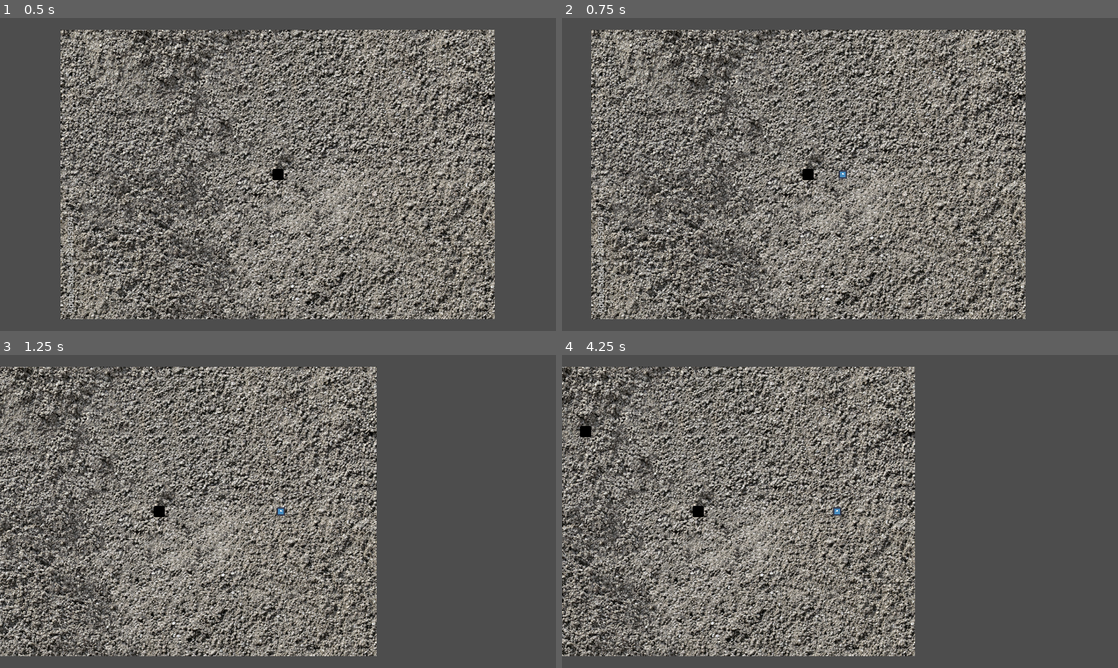
Above: before the commit, frames 1-4 (two rows, left to right).
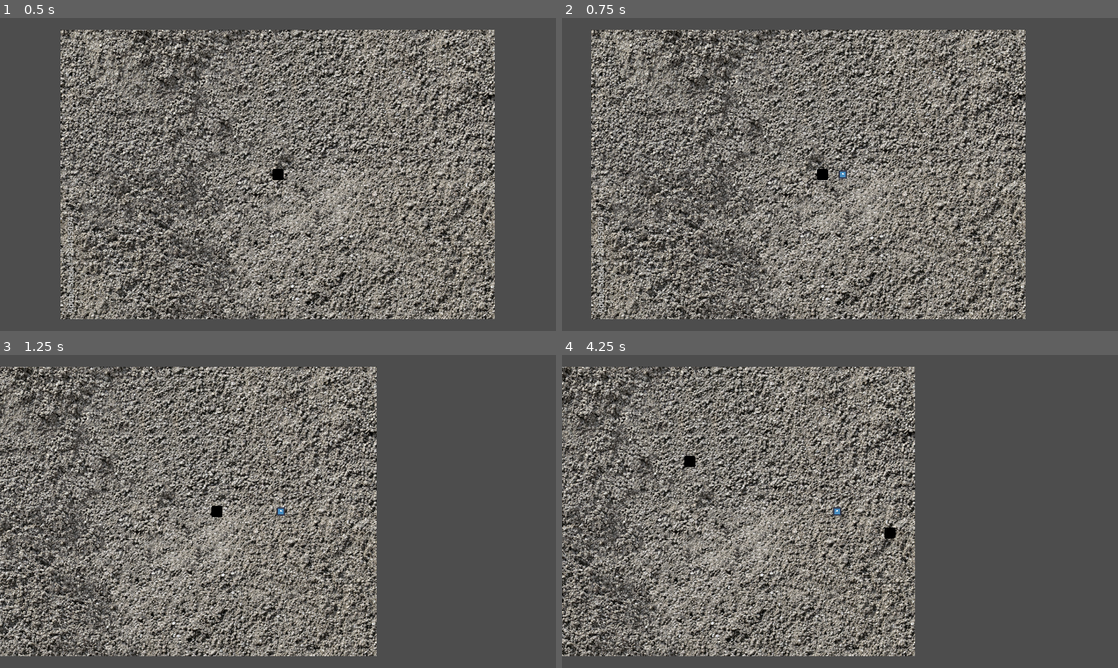
Above: after the commit, the same moments.

Repository: lokasc/rsPrototype
Game: Godot game, scene res://main.tscn
Two runs of this game, one before a commit and one after it. Both use one fixed random seed, a clock stepped at 60 frames per second and the inputs below. The engine's default icon, where the game draws it, is replaced by a stand-in: a white triangle on a blue panel in a dark square.
Inputs (mouse positions are in pixels of both pictures, inside the frame that each line leads up to):
- Up to frame 1 (0.5 s): no input
- Up to frame 2 (0.75 s): tap Enter at 0.5 s; move the mouse to (962, 158) at 0.52 s; hold D (right) from 0.53 s (still down); click (962, 158) at 0.6 s
- Up to frame 3 (1.25 s): keep holding D (right)
- Up to frame 4 (4.25 s): move the mouse to (728, 527) at 1.27 s; release D (right) at 1.28 s; hold S (down) 1.28-2.03 s; click (728, 527) at 1.35 s; move the mouse to (895, 442) at 2.02 s; hold D (right) 2.03-2.78 s; click (895, 442) at 2.1 s; move the mouse to (812, 574) at 2.77 s; hold W (up) 2.78-3.53 s; click (812, 574) at 2.85 s; move the mouse to (1006, 558) at 3.52 s; hold A (left) from 3.53 s (still down); click (1006, 558) at 3.6 s

Frame 1 is identical in both runs. In frame 2, 0.1% of the frame differs, in the area x 43-48%, y 48-52%; in frame 3, 0.1%; in frame 4, 0.3%, in the area x 3-60%, y 22-59%.
Error before the commit: Invalid access to property or key 'global_position' on a base object of type 'Nil'. (res://pest.gd:12)

Commit message:
Changed pest movement code
- the direction vector is now normalised
- changed speed accordingly

Diff:
--- a/pest.gd
+++ b/pest.gd
@@ -1,15 +1,15 @@
 class_name Pest
 extends Enemy
 
-@export var target : PlayerController
-var speed = 2
+@onready var target = get_tree().get_first_node_in_group("player") #will be changed in multiplayer
+var SPEED = 200
 
 func _init():
 	health = 100
 
 func _physics_process(_delta):
 	# direction the pest needs to go towards:
-	var direction = target.global_position - global_position
+	var direction = global_position.direction_to(target.global_position)
 	var distance = global_position.distance_to(target.global_position)
 
 	#sqrt(
@@ -22,7 +22,7 @@
 	if distance < 15:
 		velocity = Vector2.ZERO
 	else:
-		velocity = direction * speed
+		velocity = direction * SPEED
 	move_and_slide()
 
 
@@ -31,4 +31,4 @@
 		return
 
 	# move towards player
-	global_position = global_position.move_toward(target.global_position, speed)
+	global_position = global_position.move_toward(target.global_position, SPEED)
